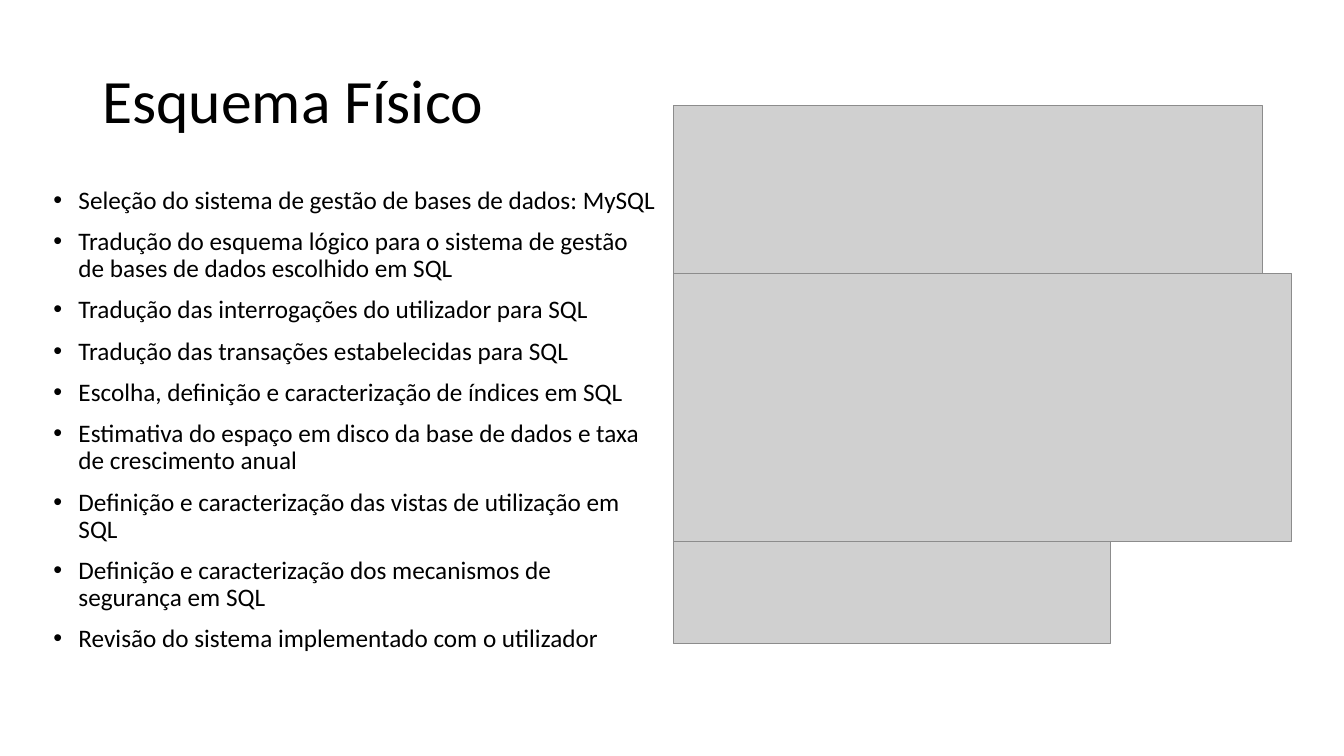
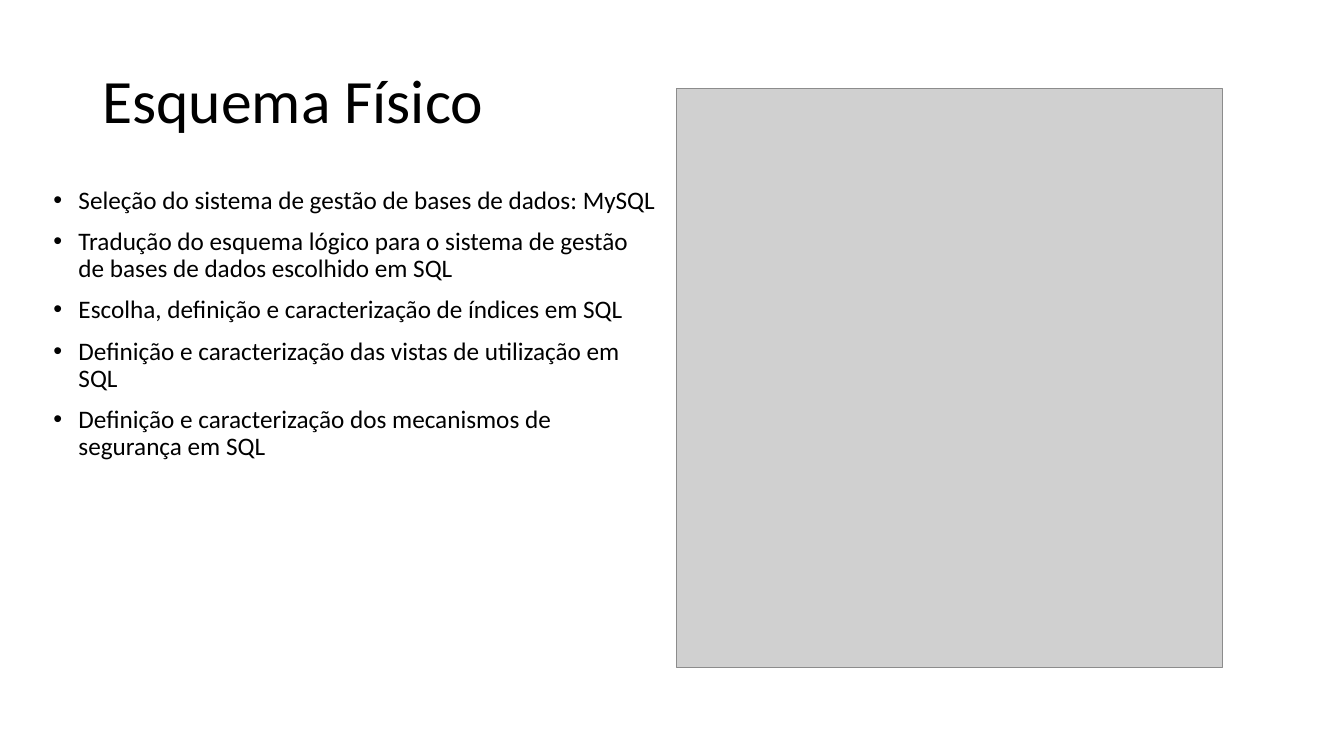
Before and after one commit to PedroCapa/BD, a slide deck: slide 6 of Apresentação BD.pptx. Drawn at 1344x756 pixels with LibreOffice and Linux fonts; fonts in the diff are those of the drawing; grey boxes stand for pictures. Boxes give left, top, right and bottom in pixels: in the first picture for what was removed or moved away, otherwise in the second. Text is boxed around its words. In the diff, an @@ line names an element or a change of style, - is before the commit and + after.

Commit message:
Esquema Fisico Apresentação

```diff
--- a/Apresentação BD.pptx
+++ b/Apresentação BD.pptx
@@ picture added at <box>677,89,1223,667</box> @@
@@ picture removed at <box>674,105,1262,273</box> @@
@@ picture removed at <box>674,273,1293,542</box> @@
@@ text at <box>78,300,587,365</box>: paragraphs removed @@
-• Tradução das interrogações do utilizador para SQL
-• Tradução das transações estabelecidas para SQL
@@ text at <box>78,424,639,470</box>: paragraph removed @@
-• Estimativa do espaço em disco da base de dados e taxa de crescimento anual
@@ picture removed at <box>674,542,1111,644</box> @@
@@ text at <box>78,629,598,651</box>: paragraph removed @@
-• Revisão do sistema implementado com o utilizador
```
Also in this commit, not shown: 2 other files.
